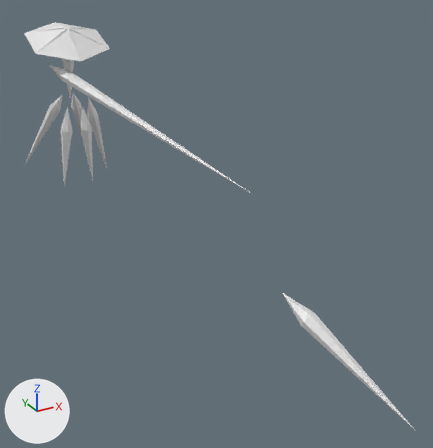
A saved change to the Blender file Enemies/Clarity.blend.
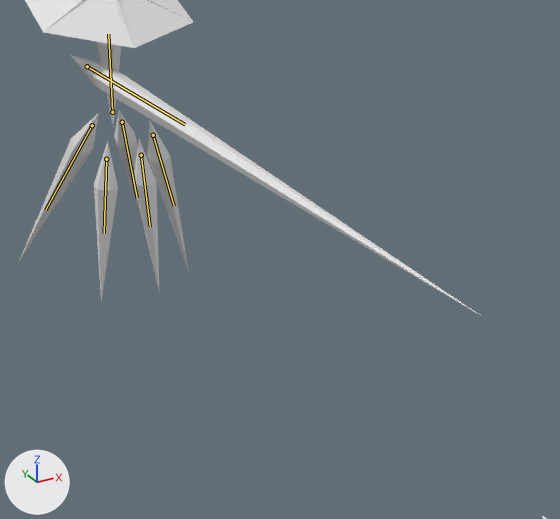
Old and new are each drawn whole from a 50 mm lens placed at (-27.2, -100.5, 24.9), pointed at (9.0, -34.6, -8.1) and again close up on the part from 3% to 67% of the width and 8% to 66% of the height. The lights are fixed; the arrows at lower left show +X, +Y and +Z. The first two pictures are the older version. Both versions are drawn at frame 110 of the action 'SingleShotForward'; the numbers are the values there. The bones that change, and the others that lie on the model, are drawn over the model as lines in the close-ups.

The first close-up shows 'Arm', 'BackLeft', 'BackRight', 'Center', 'FrontLeft', 'FrontRight', 'Hat', 'MiddleLeft'.
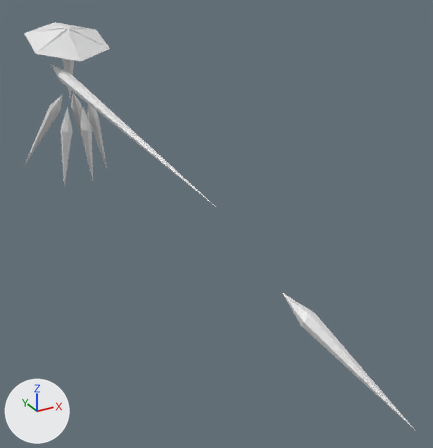
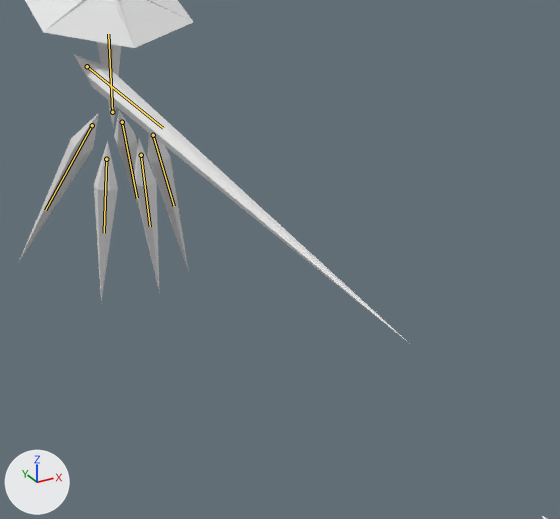
Commit message: More Very Slight SingleShot Adjustments

Where the change shows, as pixel boxes (x1, y1, x2, y2) in the close-ups (560 x 519 px):
'Arm', posed (19% narrower, 10% taller)
    before: (70, 55, 484, 318)
    after: (74, 54, 410, 344)
bone 'Arm', root to tip
    before: (87, 66) to (185, 124)
    after: (87, 66) to (163, 128)

The edits, one by one:
Bone 'Arm' (bone_arm) turns from (109, 0, -46) to (100, -2, -44) degrees about its own x, y and z.
